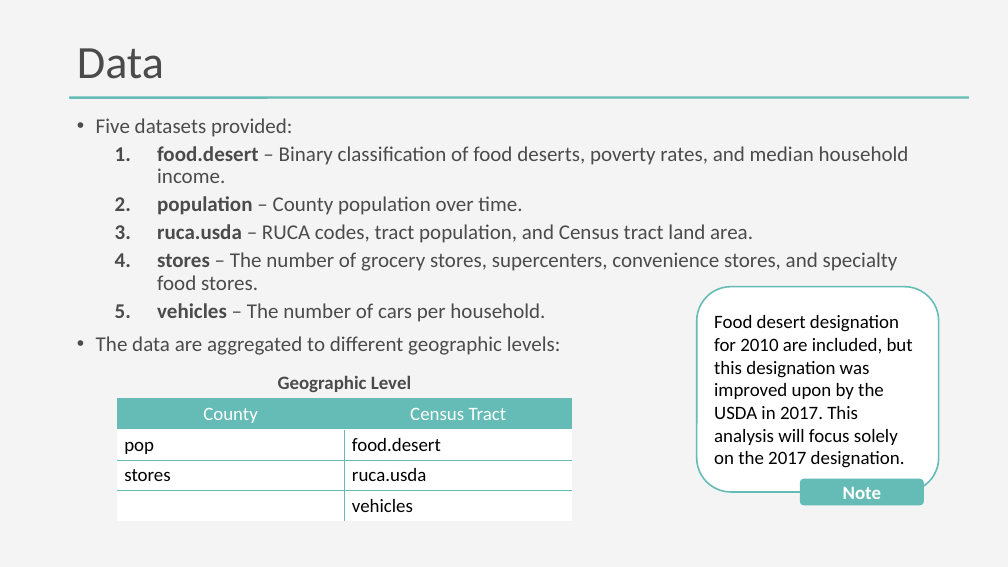
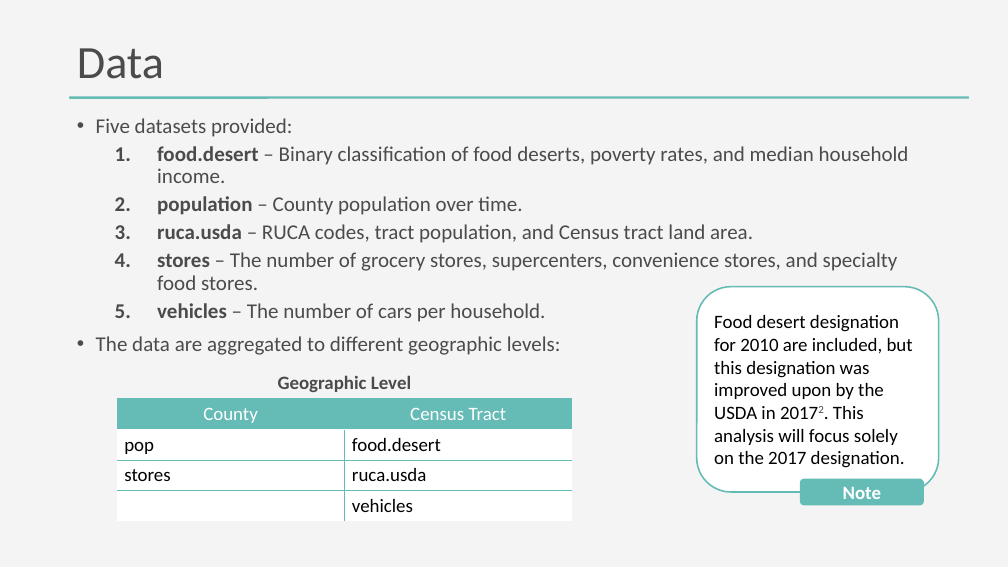
Before and after one commit to DanteHaywood/cfc_ds_screen, a slide deck: slide 7 of doc/2020_11_25_cfc_ds_technical_screen_haywood.pptx. Drawn at 1008x567 pixels with LibreOffice and Linux fonts; fonts in the diff are those of the drawing. Boxes give left, top, right and bottom in pixels: in the first picture for what was removed or moved away, otherwise in the second. Text is boxed around its words. In the diff, an @@ line names an element or a change of style, - is before the commit and + after.

```diff
--- a/doc/2020_11_25_cfc_ds_technical_screen_haywood.pptx
+++ b/doc/2020_11_25_cfc_ds_technical_screen_haywood.pptx
@@ text in rounded rectangle at box(714, 315, 913, 468): text changed @@
-Food desert designation for 2010 are included, but this designation was improved upon by the USDA in 2017. This analysis will focus solely on the 2017 designation.
+Food desert designation for 2010 are included, but this designation was improved upon by the USDA in 20172. This analysis will focus solely on the 2017 designation.
```
Also in this commit, not shown: 2 other slides changed, 1 other file.
